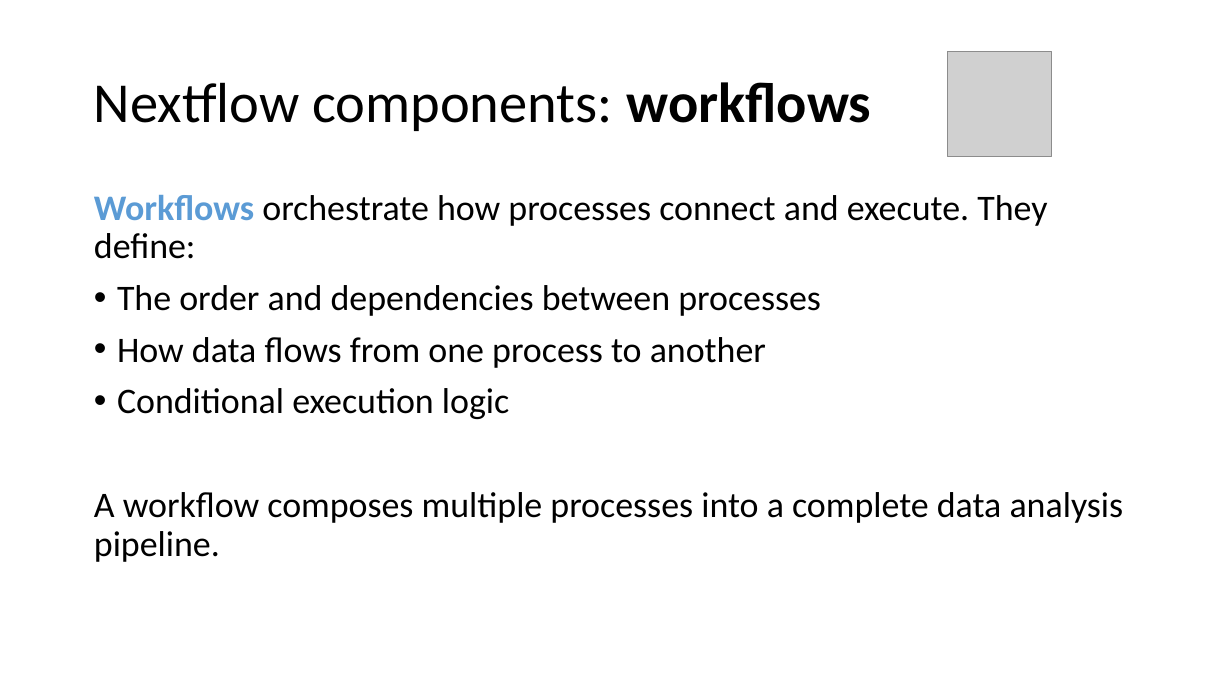
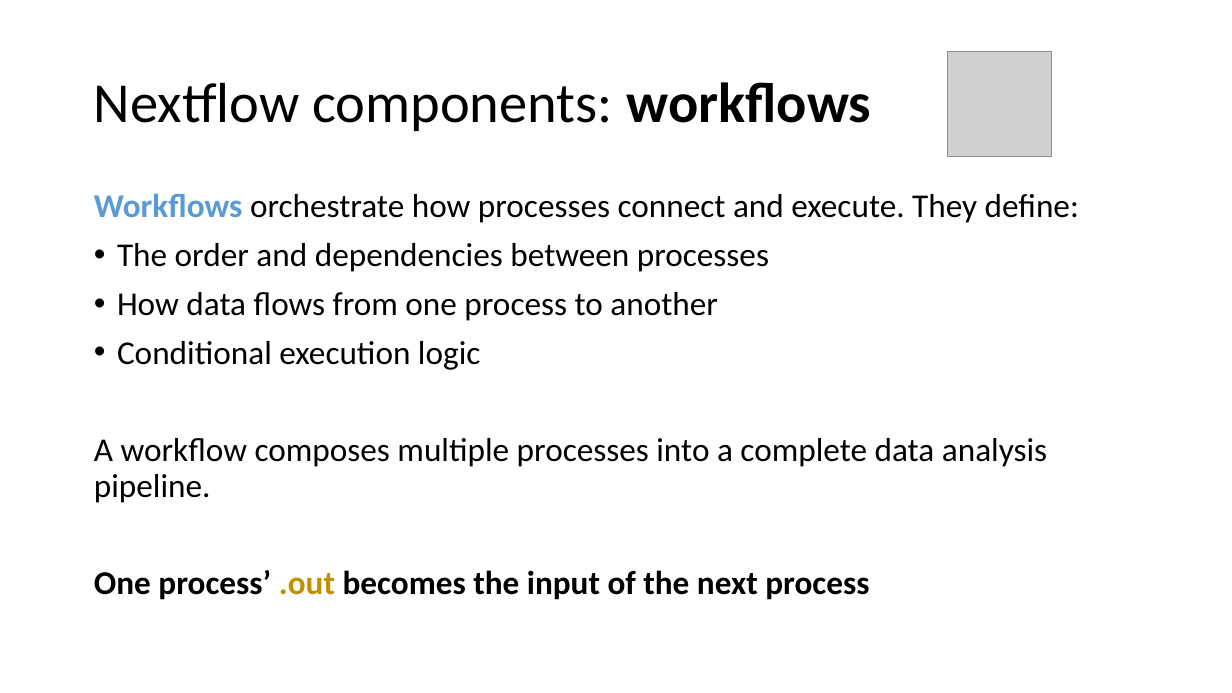
Before and after one commit to hurwitzlab/nextflow_crash_course, a slide deck: slide 14 of day1_material/slides/day1.pptx (slide 13 before the commit). Drawn at 1232x693 pixels with LibreOffice and Linux fonts; fonts in the diff are those of the drawing; grey boxes stand for pictures. Boxes give left, top, right and bottom in pixels: in the first picture for what was removed or moved away, otherwise in the second. Text is boxed around its words. In the diff, an @@ line names an element or a change of style, - is before the commit and + after.

```diff
--- a/day1_material/slides/day1.pptx
+++ b/day1_material/slides/day1.pptx
@@ text at box(94, 193, 1079, 503): size 28 to 25.9 pt in "Workflows orchestrate how processes connect and execute. ...", "The order and dependencies between processes", "How data flows from one process to ...", "Conditional execution logic" and 1 more places @@
@@ text at box(94, 570, 869, 600): paragraph added @@
+One process’ .out becomes the input of the next process
```
Also in this commit, not shown: 1 other slide changed, 4 slides added, 9 other files.
